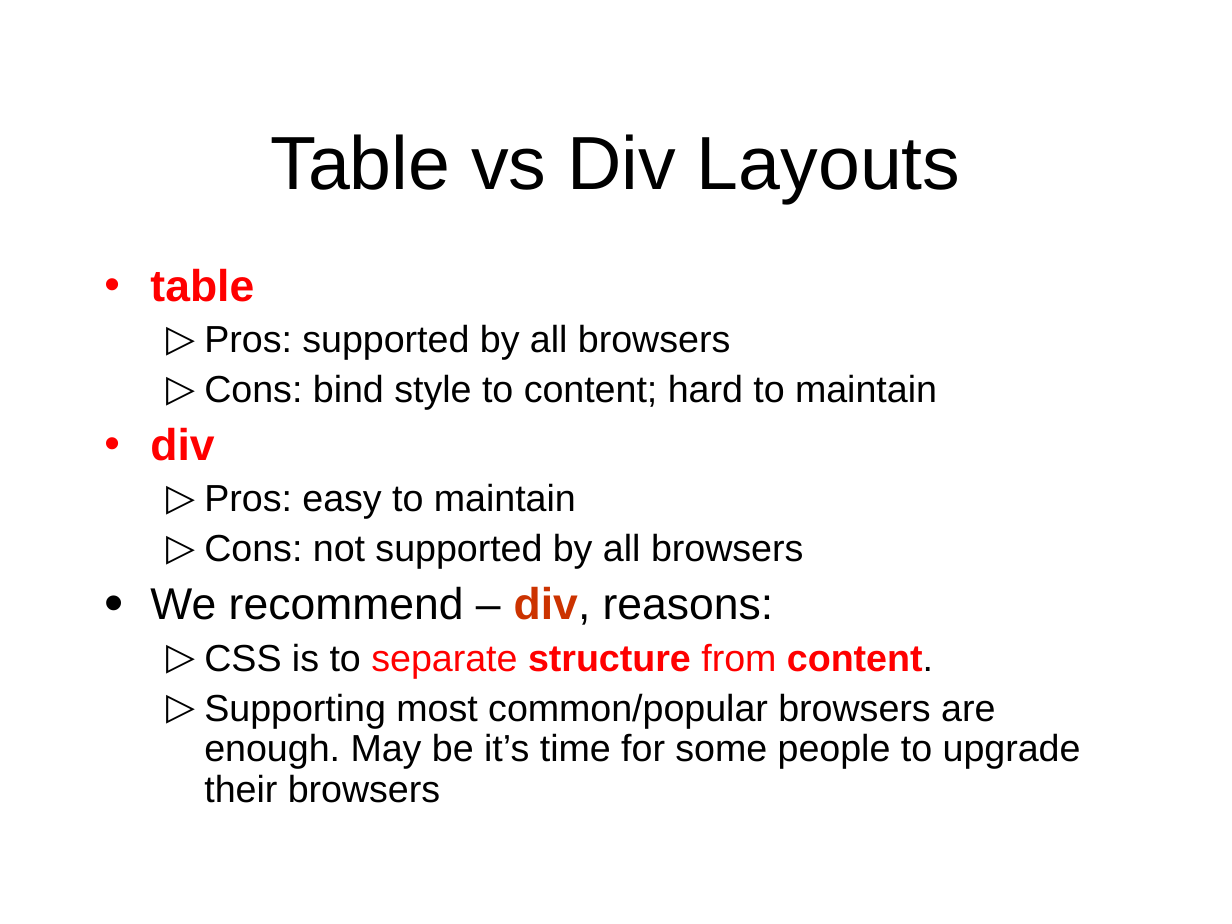
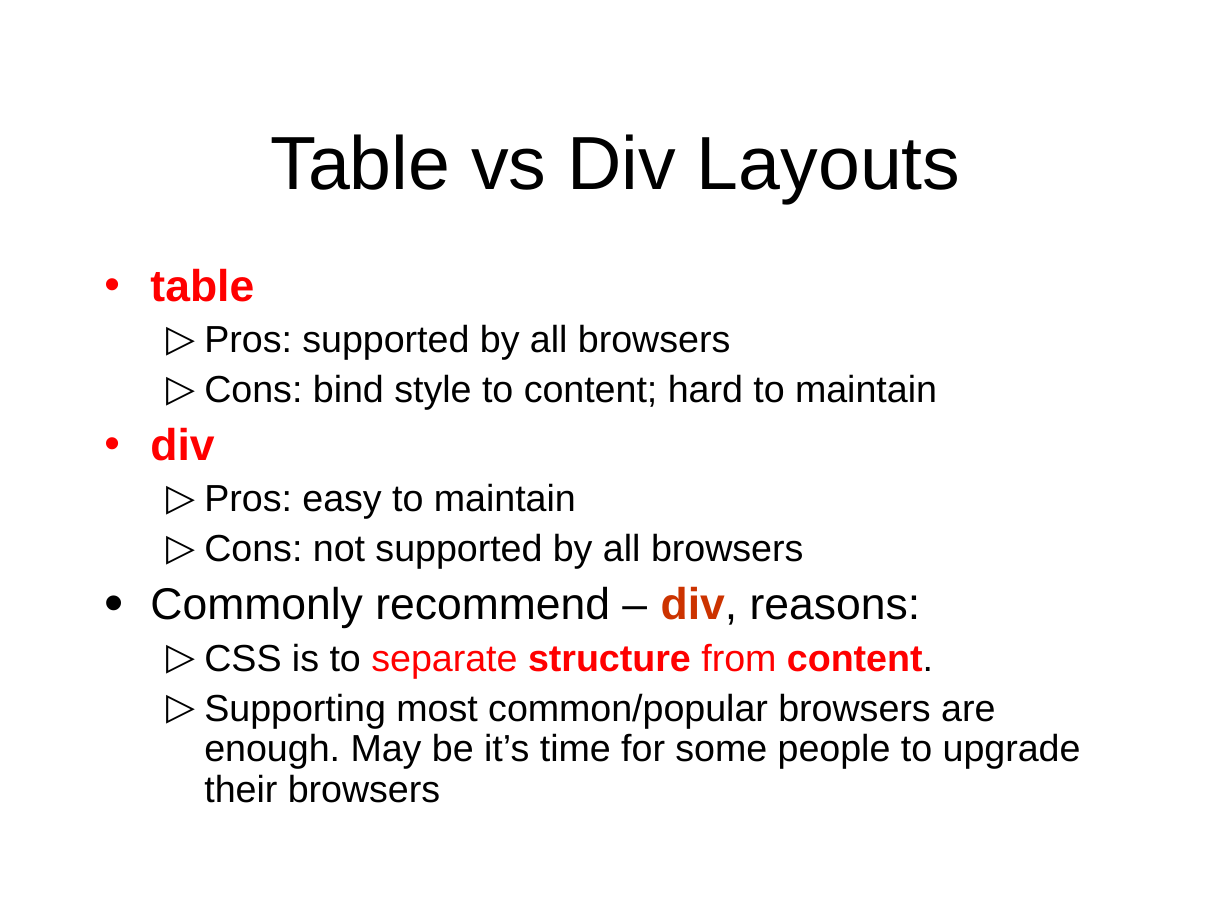
Before and after one commit to octaviordz/zjnu2017.github.io, a slide deck: slide 11 of WAD/lectures/070--CSS.Div.Layout.pptx (slide 3 before the commit). Drawn at 1232x924 pixels with LibreOffice and Linux fonts; fonts in the diff are those of the drawing. Boxes give left, top, right and bottom in pixels: in the first picture for what was removed or moved away, otherwise in the second. Text is boxed around its words. In the diff, an @@ line names an element or a change of style, - is before the commit and + after.

```diff
--- a/WAD/lectures/070--CSS.Div.Layout.pptx
+++ b/WAD/lectures/070--CSS.Div.Layout.pptx
@@ text at (x1=150, y1=586, x2=921, y2=628): text changed @@
-• We recommend – div, reasons:
+• Commonly recommend – div, reasons:
```
Also in this commit, not shown: 4 other slides changed, 12 slides added, 2 slides removed.
